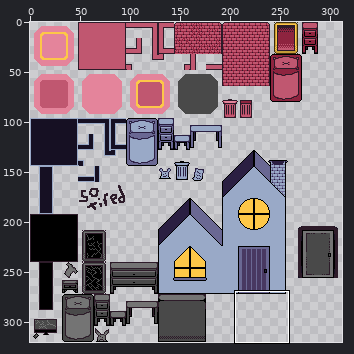
Sprite sheet, stored at sprites/tileset/full tileset3.png. The picture above shows the old version from afar; the outline marks the close-up.
Close-up. First the earlier version:
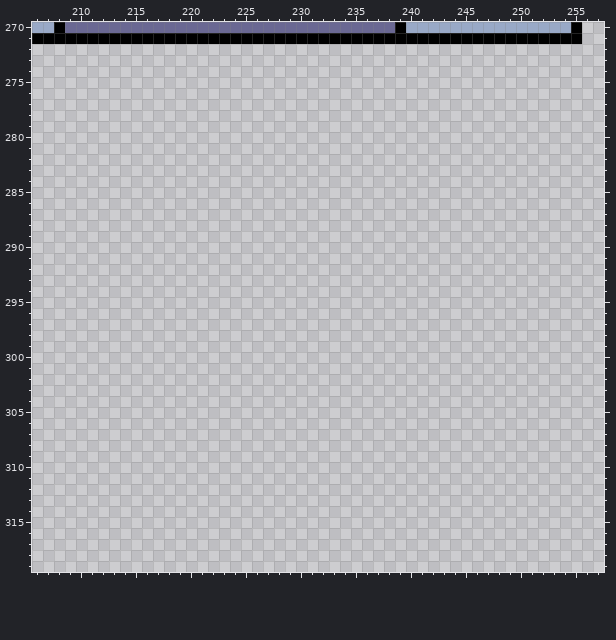
The file is 320x320 pixels. Shown: x 206..257, y 270..319. The wide view leaves out empty margins. The commit also changed other parts of the picture, which this record leaves out.
The same view after the edit:
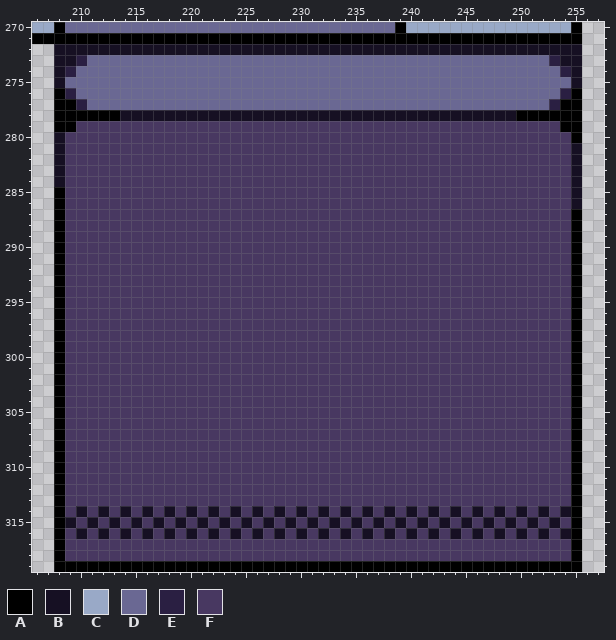
Palette (. is transparent): A #000000  B #161023  C #99a9c7  D #6a6893  E #2a1f42  F #483861
Diff:
Changed rows in their new state; - is an unchanged pixel.
first column x 208:
272 BBBBBBBBBBBBBBBBBBBBBBBBBBBBBBBBBBBBBBBBBBBBBBBB
273 BBEDDDDDDDDDDDDDDDDDDDDDDDDDDDDDDDDDDDDDDDDDDEBB
274 BEDDDDDDDDDDDDDDDDDDDDDDDDDDDDDDDDDDDDDDDDDDDDEB
275 BDDDDDDDDDDDDDDDDDDDDDDDDDDDDDDDDDDDDDDDDDDDDDDB
276 AEDDDDDDDDDDDDDDDDDDDDDDDDDDDDDDDDDDDDDDDDDDDDEA
277 AAEDDDDDDDDDDDDDDDDDDDDDDDDDDDDDDDDDDDDDDDDDDEAA
278 AAAAAABBBBBBBBBBBBBBBBBBBBBBBBBBBBBBBBBBBBAAAAAA
279 AAFFFFFFFFFFFFFFFFFFFFFFFFFFFFFFFFFFFFFFFFFFFFAA
280 BFFFFFFFFFFFFFFFFFFFFFFFFFFFFFFFFFFFFFFFFFFFFFFA
281 BFFFFFFFFFFFFFFFFFFFFFFFFFFFFFFFFFFFFFFFFFFFFFFB
282 BFFFFFFFFFFFFFFFFFFFFFFFFFFFFFFFFFFFFFFFFFFFFFFB
283 BFFFFFFFFFFFFFFFFFFFFFFFFFFFFFFFFFFFFFFFFFFFFFFB
284 BFFFFFFFFFFFFFFFFFFFFFFFFFFFFFFFFFFFFFFFFFFFFFFB
285 AFFFFFFFFFFFFFFFFFFFFFFFFFFFFFFFFFFFFFFFFFFFFFFB
286 AFFFFFFFFFFFFFFFFFFFFFFFFFFFFFFFFFFFFFFFFFFFFFFB
287 AFFFFFFFFFFFFFFFFFFFFFFFFFFFFFFFFFFFFFFFFFFFFFFA
288 AFFFFFFFFFFFFFFFFFFFFFFFFFFFFFFFFFFFFFFFFFFFFFFA
289 AFFFFFFFFFFFFFFFFFFFFFFFFFFFFFFFFFFFFFFFFFFFFFFA
290 AFFFFFFFFFFFFFFFFFFFFFFFFFFFFFFFFFFFFFFFFFFFFFFA
291 AFFFFFFFFFFFFFFFFFFFFFFFFFFFFFFFFFFFFFFFFFFFFFFA
292 AFFFFFFFFFFFFFFFFFFFFFFFFFFFFFFFFFFFFFFFFFFFFFFA
293 AFFFFFFFFFFFFFFFFFFFFFFFFFFFFFFFFFFFFFFFFFFFFFFA
294 AFFFFFFFFFFFFFFFFFFFFFFFFFFFFFFFFFFFFFFFFFFFFFFA
295 AFFFFFFFFFFFFFFFFFFFFFFFFFFFFFFFFFFFFFFFFFFFFFFA
296 AFFFFFFFFFFFFFFFFFFFFFFFFFFFFFFFFFFFFFFFFFFFFFFA
297 AFFFFFFFFFFFFFFFFFFFFFFFFFFFFFFFFFFFFFFFFFFFFFFA
298 AFFFFFFFFFFFFFFFFFFFFFFFFFFFFFFFFFFFFFFFFFFFFFFA
299 AFFFFFFFFFFFFFFFFFFFFFFFFFFFFFFFFFFFFFFFFFFFFFFA
300 AFFFFFFFFFFFFFFFFFFFFFFFFFFFFFFFFFFFFFFFFFFFFFFA
301 AFFFFFFFFFFFFFFFFFFFFFFFFFFFFFFFFFFFFFFFFFFFFFFA
302 AFFFFFFFFFFFFFFFFFFFFFFFFFFFFFFFFFFFFFFFFFFFFFFA
303 AFFFFFFFFFFFFFFFFFFFFFFFFFFFFFFFFFFFFFFFFFFFFFFA
304 AFFFFFFFFFFFFFFFFFFFFFFFFFFFFFFFFFFFFFFFFFFFFFFA
305 AFFFFFFFFFFFFFFFFFFFFFFFFFFFFFFFFFFFFFFFFFFFFFFA
306 AFFFFFFFFFFFFFFFFFFFFFFFFFFFFFFFFFFFFFFFFFFFFFFA
307 AFFFFFFFFFFFFFFFFFFFFFFFFFFFFFFFFFFFFFFFFFFFFFFA
308 AFFFFFFFFFFFFFFFFFFFFFFFFFFFFFFFFFFFFFFFFFFFFFFA
309 AFFFFFFFFFFFFFFFFFFFFFFFFFFFFFFFFFFFFFFFFFFFFFFA
310 AFFFFFFFFFFFFFFFFFFFFFFFFFFFFFFFFFFFFFFFFFFFFFFA
311 AFFFFFFFFFFFFFFFFFFFFFFFFFFFFFFFFFFFFFFFFFFFFFFA
312 AFFFFFFFFFFFFFFFFFFFFFFFFFFFFFFFFFFFFFFFFFFFFFFA
313 AFFFFFFFFFFFFFFFFFFFFFFFFFFFFFFFFFFFFFFFFFFFFFFA
314 AFBFBFBFBFBFBFBFBFBFBFBFBFBFBFBFBFBFBFBFBFBFBFBA
315 ABFBFBFBFBFBFBFBFBFBFBFBFBFBFBFBFBFBFBFBFBFBFBFA
316 AFBFBFBFBFBFBFBFBFBFBFBFBFBFBFBFBFBFBFBFBFBFBFBA
317 AFFFFFFFFFFFFFFFFFFFFFFFFFFFFFFFFFFFFFFFFFFFFFFA
318 AFFFFFFFFFFFFFFFFFFFFFFFFFFFFFFFFFFFFFFFFFFFFFFA
319 AAAAAAAAAAAAAAAAAAAAAAAAAAAAAAAAAAAAAAAAAAAAAAAA
Boxes around the changes in both close-ups, in picture pixels (x1, y1, x2, y2):
added: (54, 44, 582, 572)
